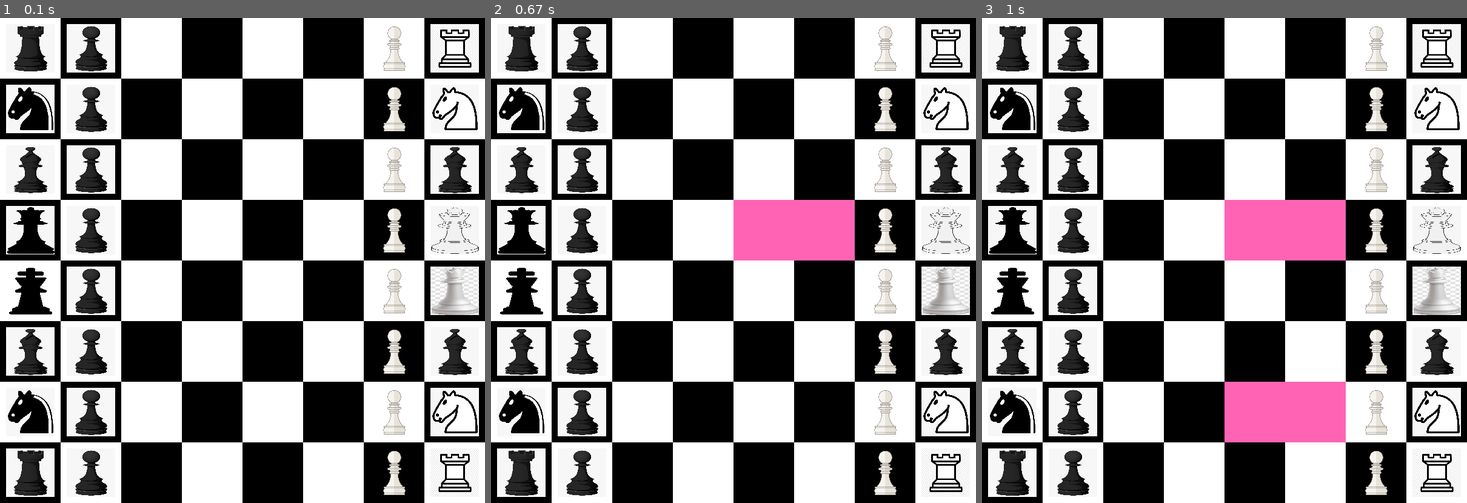
Above: before the commit, frames 1-3 (left to right).
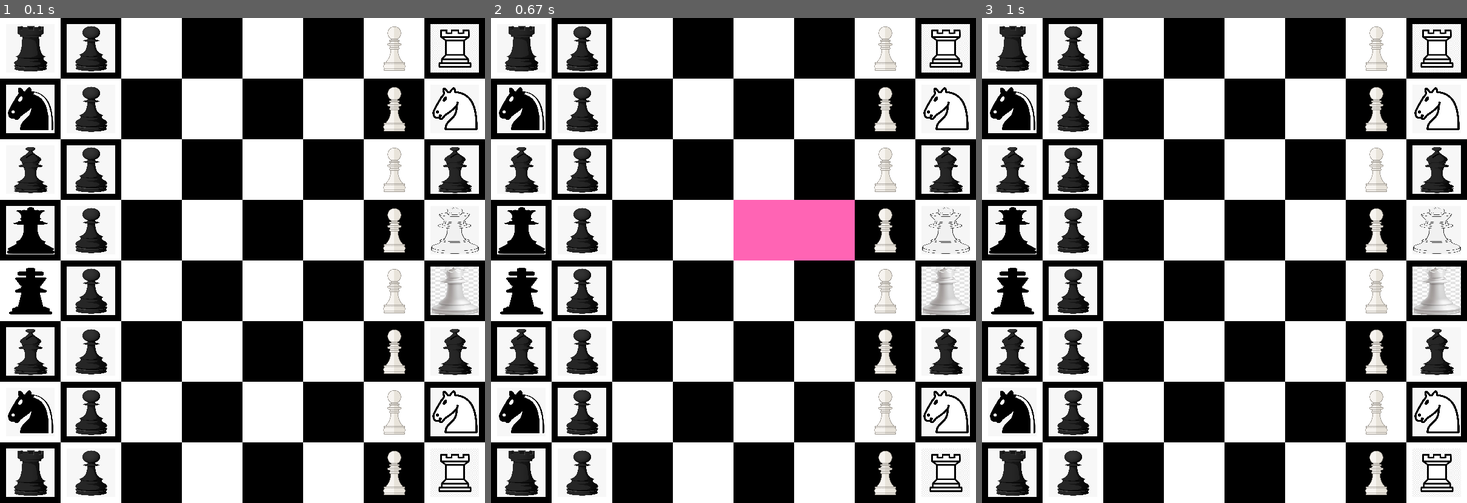
Above: after the commit, the same moments.

Repository: dtkdt100/Chess-game
Game: pygame game, started from main.py
Two runs of this game, one before a commit and one after it. Both use one fixed random seed, a clock stepped at 60 frames per second and the inputs below.
Inputs (mouse positions are in pixels of both pictures, inside the frame that each line leads up to):
- Up to frame 1 (0.1 s): no input
- Up to frame 2 (0.67 s): click (888, 245) at 0.38 s
- Up to frame 3 (1 s): press the mouse at (1379, 245) at 0.7 s; move the mouse to (1389, 338) at 0.8 s; release the mouse at (1403, 430) at 0.93 s

Frames 1-2 are identical in both runs. In frame 3, 6.2% of the frame differs, in the area x 50-75%, y 37-88%.

Commit message:
chess game with GUI

Diff:
--- a/board.py
+++ b/board.py
@@ -1,7 +1,6 @@
 import elements.base.id
-from pandas import DataFrame
 import pygame
-from pygame_chess.pygame_colors_images import pink
+from pygame_chess.pygame_colors_images import pink, orange
 import elements.base.id
 import pygame_chess.pygame_board
 
@@ -52,14 +51,11 @@
 
 
 def get_ending_position(positions):
-    ending = []
-    for pos in positions:
-        ending.append([8 - pos[0] - 1, 8 - pos[1] - 1])
-    return ending
+    return [[8 - pos[0] - 1, 8 - pos[1] - 1] for pos in positions]
 
 
 def find_board_position(mouse_pos):
-    return [mouse_pos[0] // 100, mouse_pos[1] // 100]
+    return [(mouse_pos[i] // 100) for i in range(2)]
 
 
 class Board:
@@ -68,22 +64,16 @@
         self.running = True
         self.board = board[0]
         self.instances = board[1]
-        self.current_glow_positions = []
+        self.current_move_positions = []
+        self.current_eat_positions = []
+        self.current_instance_position = []
         self.start_running()
 
     def get_instance(self, pos):
         return self.instances[pos[0]][pos[1]]
 
-    def print_board(self, board2=None, index=False):
-        if board2 is None:
-            board = self.board
-        else:
-            board = board2
-
-        if index:
-            print(DataFrame(board).to_string())
-        else:
-            print('\n'.join(['\t'.join([str(cell) for cell in row]) for row in board]))
+    def get_id_board(self, pos):
+        return self.board[pos[0]][pos[1]]
 
     def move_from(self, from_pos, to_pos):
         i_from = from_pos[0]
@@ -91,37 +81,35 @@
         i_to = to_pos[0]
         j_to = to_pos[1]
 
-        self.board[i_to][j_to] = self.board[i_from][j_from]
-        self.instances[i_to][j_to] = self.instances[i_from][j_from]
+        self.board[i_to][j_to] = self.get_id_board(from_pos)
+        self.instances[i_to][j_to] = self.get_instance(from_pos)
 
         self.board[i_from][j_from] = 0
         self.instances[i_from][j_from] = None
 
         self.instances[i_to][j_to].move(to_pos)
 
-    def print_possible_moves(self, positions, eats=None):
-        if eats is None:
-            eats = []
-        board2 = [row.copy() for row in self.board]
-        for pos in positions:
-            board2[pos[0]][pos[1]] = -1
-        for pos in eats:
-            board2[pos[0]][pos[1]] = -2
-        self.print_board(board2=board2)
-
-    def display_images(self):
-        for i in range(len(self.board)):
-            for j in range(len(self.board[i])):
-                if not self.board[i][j] == 0:
-                    pg_board.draw_image([i, j], self.board[i][j])
-
     def handle_quit(self):
         for event in pygame.event.get():
             if event.type == pygame.MOUSEBUTTONUP:
-                mouse_pos = pygame.mouse.get_pos()
-                pos = find_board_position(mouse_pos)
-                instance = self.instances[pos[0]][pos[1]]
-                self.draw_possible_move(instance.possible_moves(self.board))
+                pos = find_board_position(pygame.mouse.get_pos())
+                if pos in self.current_move_positions:
+                    pg_board.move(self.board, self.current_instance_position, pos, self.current_move_positions)
+                    self.move_from(self.current_instance_position, pos)
+                    self.current_instance_position = []
+                    self.current_move_positions = []
+                    self.current_eat_positions = []
+                elif pos in self.current_eat_positions:
+                    pg_board.move(self.board, self.current_instance_position, pos, self.current_eat_positions)
+                    self.move_from(self.current_instance_position, pos)
+                    self.clear_possible_move()
+                elif len(self.current_move_positions) > 0 or len(self.current_eat_positions):
+                    self.clear_possible_move()
+                else:
+                    instance = self.instances[pos[0]][pos[1]]
+                    self.current_instance_position = pos
+                    self.draw_possible_move(instance.possible_moves(self.board),
+                                            instance.possible_eats([self.board, self.instances]))
             if event.type == pygame.QUIT:
                 self.running = False
 
@@ -131,18 +119,22 @@
             pygame.display.flip()
         pygame.quit()
 
-    def draw_possible_move(self, positions):
-        for pos in positions:
+    def draw_possible_move(self, moves, eats):
+        for pos in moves:
             pg_board.draw_rect(pos, col=pink)
-        self.current_glow_positions = positions
+        for pos in eats:
+            pg_board.draw_rect(pos, col=orange)
+        self.current_move_positions = moves
+        self.current_eat_positions = eats
         pg_board.update()
 
-    def clear_possible_move(self, positions):
-        for pos in positions:
+    def clear_possible_move(self):
+        self.current_instance_position = []
+        for pos in self.current_move_positions:
             pg_board.draw_rect(pos)
-            # col = black
-            # if (pos[0] + pos[1]) % 2 == 0:
-            #     col = white
-            # pygame.draw.rect(screen, col, [pos[0] * size_cell, pos[1] * size_cell, 100, 100])
+        for pos in self.current_eat_positions:
+            pg_board.draw_rect(pos)
+            pg_board.draw_image(pos, self.board[pos[0]][pos[1]])
         pg_board.update()
-        self.current_glow_positions = []
+        self.current_move_positions = []
+        self.current_eat_positions = []
--- a/main.py
+++ b/main.py
@@ -1,30 +1,4 @@
 import board
-import json
-import time
-
-
-def main():
-    b = board.Board()
-    b.print_board(index=True)
-
-    while True:
-        pos = json.loads(input("Type the position of the piece that you want to move: "))
-        instance = b.get_instance(pos)
-        moves = instance.possible_moves(b.board)
-        eats = instance.possible_eats([b.board, b.instances])
-        print("You can move to: " + str(moves) + " and eat: " + str(eats))
-        b.print_possible_moves(moves, eats=eats)
-        eat_move = int(input("Type move 1, eat 2 "))
-        index = int(input("Type the index of the position you want to move or eat to: "))
-
-        if eat_move == 1:
-            action = moves[index]
-        else:
-            action = eats[index]
-        b.move_from(instance.get_position(), action)
-        b.print_board()
-
 
 if __name__ == '__main__':
     b = board.Board()
-    # main()
--- a/pygame_chess/pygame_board.py
+++ b/pygame_chess/pygame_board.py
@@ -26,3 +26,9 @@
         image = self.pygame.image.load(images[id_number])
         image = self.pygame.transform.scale(image, (80, 80))
         self.screen.blit(image, (10 + pos[0] * 100, 10 + pos[1] * 100))
+
+    def move(self, board, from_pos, to_pos, clear_positions):
+        for pos in clear_positions:
+            self.draw_rect(pos)
+        self.draw_image(to_pos, board[from_pos[0]][from_pos[1]])
+        self.draw_rect(from_pos)
--- a/pygame_chess/pygame_colors_images.py
+++ b/pygame_chess/pygame_colors_images.py
@@ -1,5 +1,6 @@
 white, black, red = (255, 255, 255), (0, 0, 0), (255, 0, 0)
 pink = (255, 100, 180)
+orange = (255, 100, 10)
 
 base_root = r'C:\Users\dolev\PycharmProjects\Learning\chess_test\pygame_chess\images'
 team1 = base_root + r'\team1'
